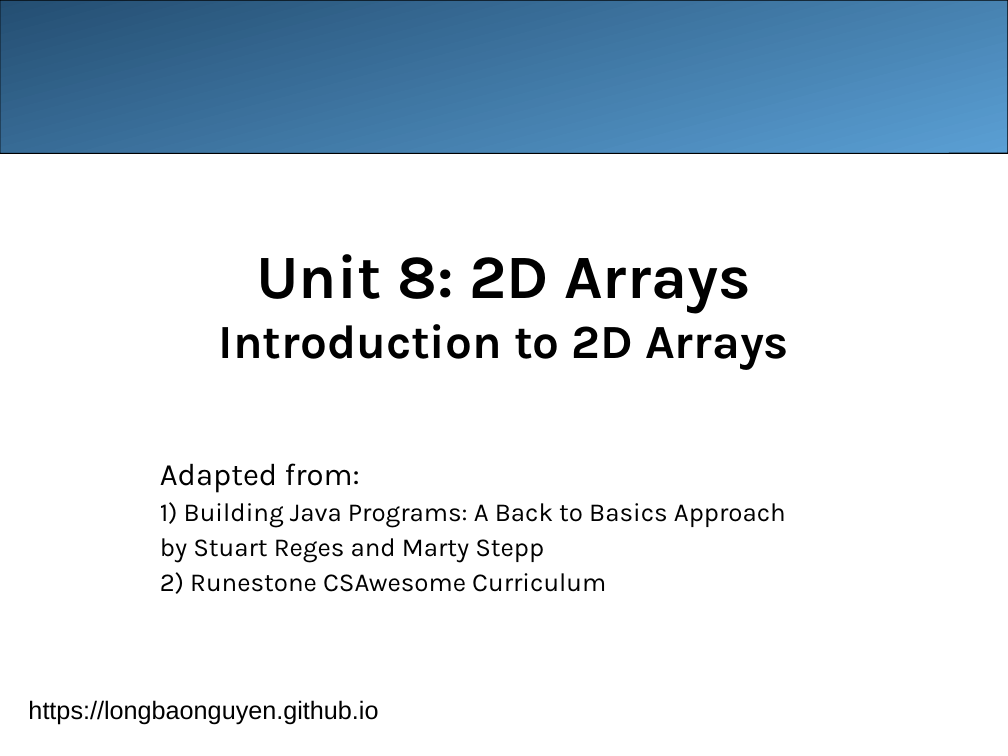
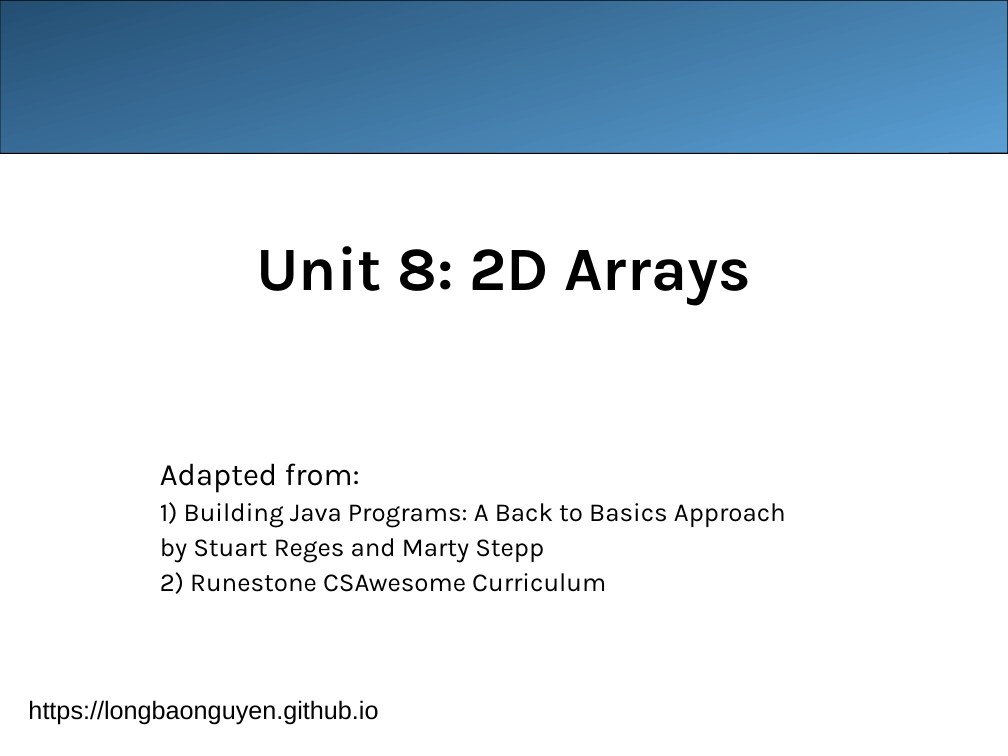
Before and after one commit to LongBaoNguyen/longbaonguyen.github.io, a slide deck: slide 1 of courses/apcsa/lecture20.ppt. Drawn at 1008x756 pixels with LibreOffice and Linux fonts; fonts in the diff are those of the drawing. Boxes give left, top, right and bottom in pixels: in the first picture for what was removed or moved away, otherwise in the second. Text is boxed around its words. In the diff, an @@ line names an element or a change of style, - is before the commit and + after.

```diff
--- a/courses/apcsa/lecture20.ppt
+++ b/courses/apcsa/lecture20.ppt
@@ title at (x1=256, y1=246, x2=750, y2=305): text changed; size 34 to 44 pt @@
-Unit 8: 2D Arrays
-Introduction to 2D Arrays
+Unit 8: 2D Arrays
```
Also in this commit, not shown: 3 other slides changed, 4 slides added, 21 other files.
